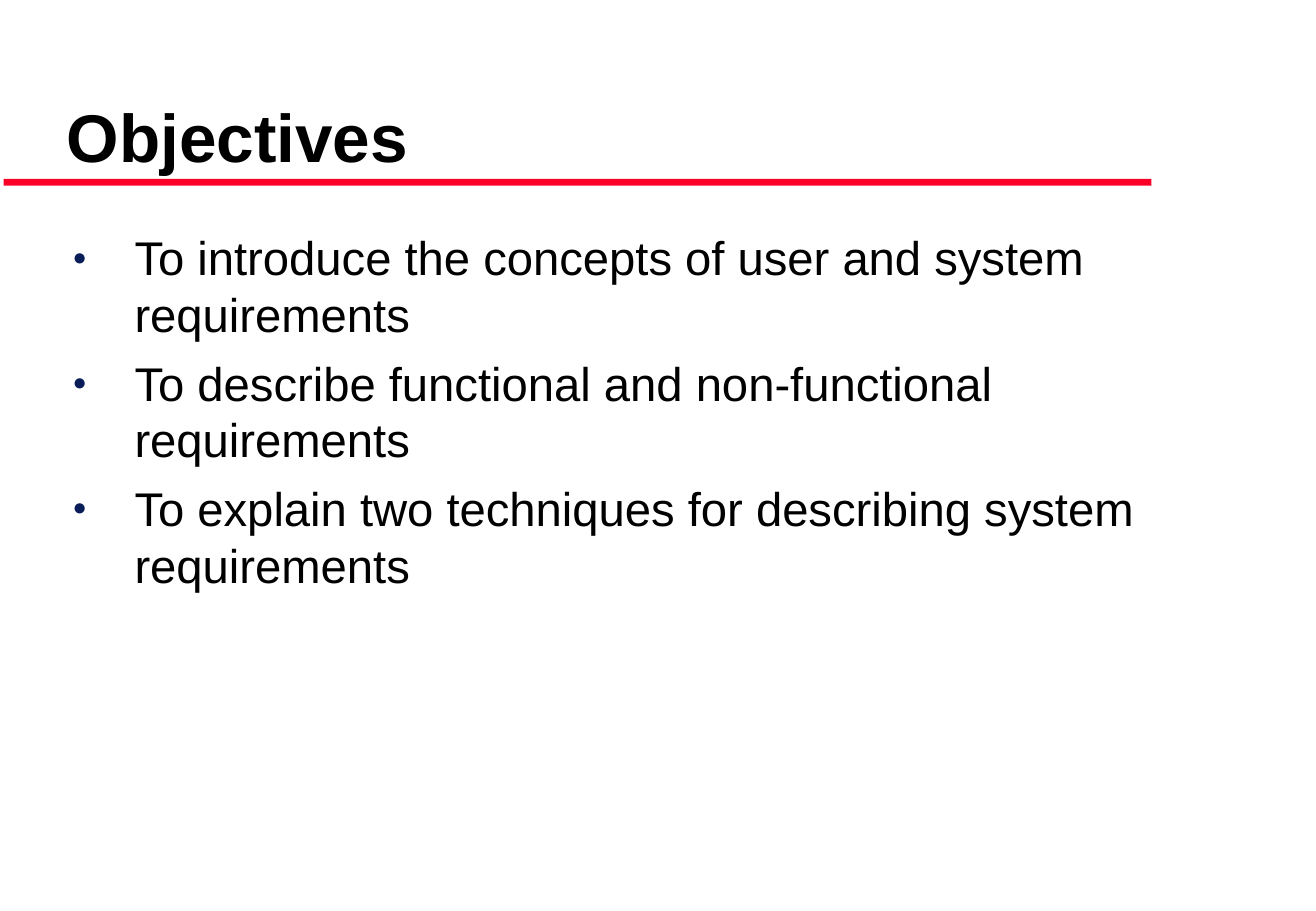
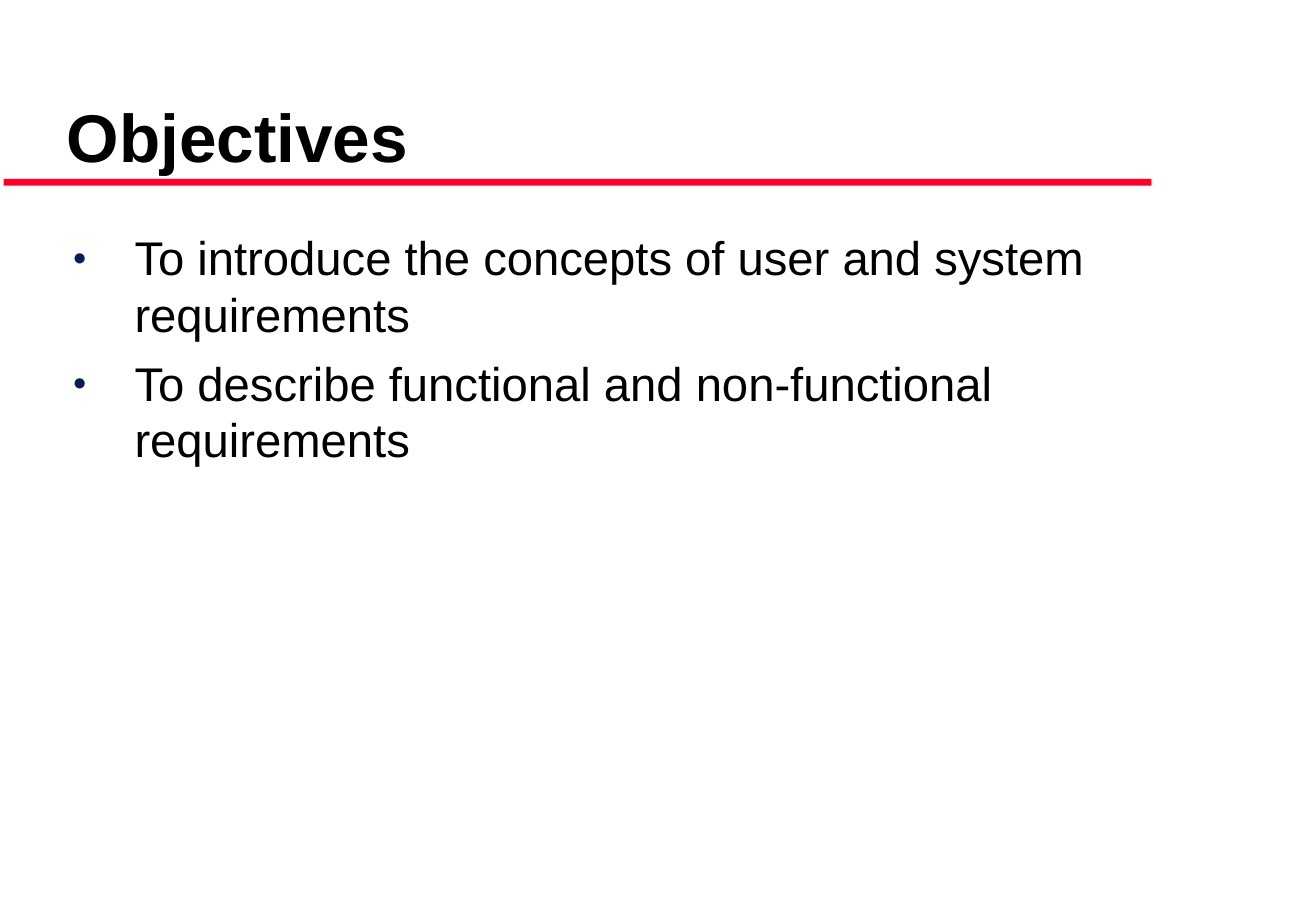
Before and after one commit to robispider/bdgovtest, a slide deck: slide 2 of Presentation/software Requirements.ppt. Drawn at 1316x911 pixels with LibreOffice and Linux fonts; fonts in the diff are those of the drawing. Boxes give left, top, right and bottom in pixels: in the first picture for what was removed or moved away, otherwise in the second. Text is boxed around its words. In the diff, an @@ line names an element or a change of style, - is before the commit and + after.

```diff
--- a/Presentation/software Requirements.ppt
+++ b/Presentation/software Requirements.ppt
@@ text at (135, 491, 1133, 592): paragraph removed @@
-● To explain two techniques for describing system requirements
```
Also in this commit, not shown: 1 other slide changed, 1 slide added, 5 slides removed, 6 other files.
